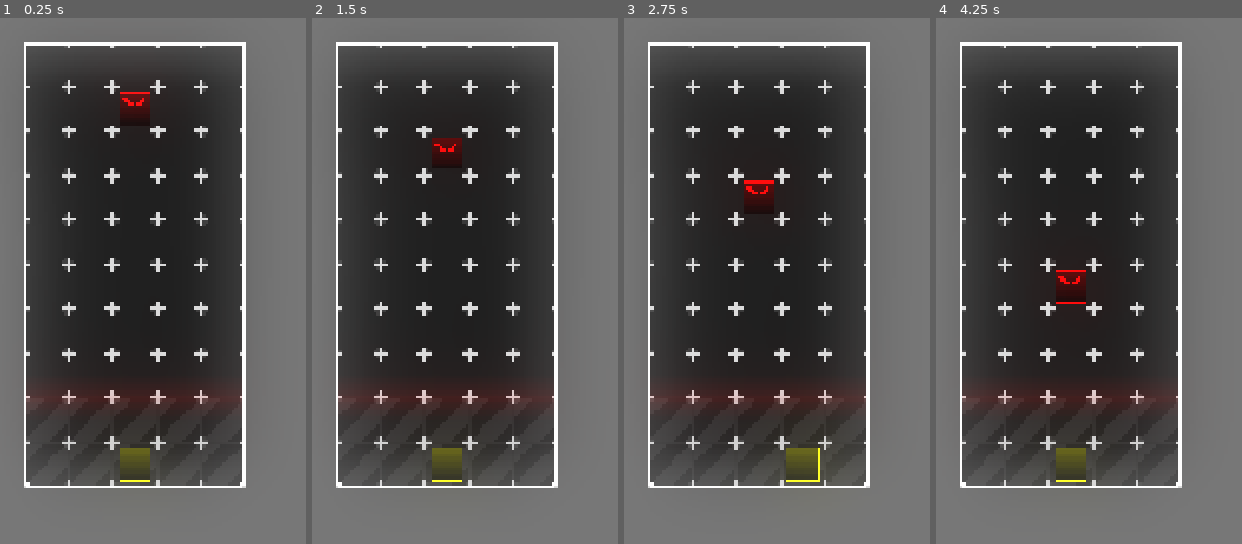
Above: before the commit, frames 1-4 (left to right).
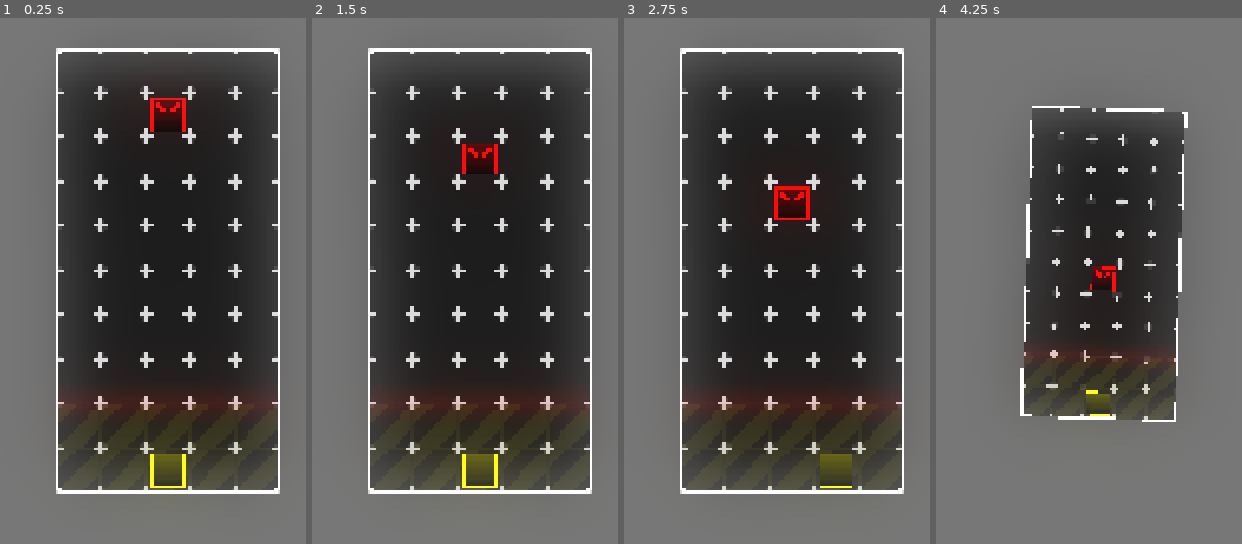
Above: after the commit, the same moments.

Repository: OstTanako/Airsoft-Creatures
Game: Godot game, scene res://Scenes/main.tscn
The game is run twice, just before and just after one commit, with the same random seed, the same clock (stepped at 60 frames per second) and the same inputs.
Inputs (mouse positions are in pixels of both pictures, inside the frame that each line leads up to):
- Up to frame 1 (0.25 s): no input
- Up to frame 2 (1.5 s): tap Enter at 0.5 s; move the mouse to (outside the picture) at 0.52 s; hold Right (Move Right) 0.53-1.28 s; move the mouse to (outside the picture) at 1.27 s; hold Left (Move Left) from 1.28 s (still down)
- Up to frame 3 (2.75 s): tap Space at 2 s; move the mouse to (outside the picture) at 2.02 s; release Left (Move Left) at 2.03 s; hold Right (Move Right) from 2.03 s (still down)
- Up to frame 4 (4.25 s): tap Enter at 2.75 s; move the mouse to (1024, 428) at 2.77 s; release Right (Move Right) at 2.78 s; hold Up (ui_up) 2.78-3.53 s; move the mouse to (outside the picture) at 3.52 s; hold Left (Move Left) from 3.53 s (still down)

The runs differ from the first frame. In frame 1, 30% of the frame differs, in the area x 7-92%, y 4-91%; in frame 2, 30%; in frame 3, 29%; in frame 4, 40%, in the area x 7-83%, y 4-90%.

Commit message:
Collisions alearly finished + Working on Game Stats

Diff:
--- a/Scenes/Gameplay/Board/guideline-board.tscn
+++ b/Scenes/Gameplay/Board/guideline-board.tscn
@@ -230,6 +230,9 @@
 [sub_resource type="RectangleShape2D" id="RectangleShape2D_8mqsp"]
 size = Vector2(160, 64)
 
+[sub_resource type="RectangleShape2D" id="RectangleShape2D_xqylc"]
+size = Vector2(160, 160)
+
 [node name="GuidelineBoard" type="Node2D" unique_id=1795045438]
 
 [node name="Board Stucture" type="Node2D" parent="." unique_id=22244448]
@@ -240,7 +243,7 @@
 tile_set = SubResource("TileSet_bs78j")
 
 [node name="Board Limit Area" type="TileMapLayer" parent="Board Stucture" unique_id=1639220888]
-modulate = Color(1, 1, 1, 0.11764706)
+modulate = Color(1, 1, 0, 0.11764706)
 tile_map_data = PackedByteArray("AAD7/wkAAAACAAAAAAD7/woAAAACAAEAAAD8/wkAAAADAAAAAAD8/woAAAADAAEAAAD7/wcAAAACAAAAAAD7/w …(560 unchanged characters)…
 tile_set = SubResource("TileSet_xqylc")
 
@@ -259,6 +262,7 @@
 tile_set = SubResource("TileSet_p8l64")
 
 [node name="Areas + Collisions" type="Node2D" parent="." unique_id=1112867171]
+visible = false
 
 [node name="Barriers" type="StaticBody2D" parent="Areas + Collisions" unique_id=196781562]
 
@@ -277,19 +281,30 @@
 shape = SubResource("RectangleShape2D_ypm3f")
 debug_color = Color(1.01074575e-05, 0.98847336, 0.5858324, 0.41960785)
 
-[node name="Player Area" type="StaticBody2D" parent="Areas + Collisions" unique_id=9671385]
-
-[node name="Shape 2D" type="CollisionShape2D" parent="Areas + Collisions/Player Area" unique_id=1726011011]
+[node name="Limit Area" type="Area2D" parent="Areas + Collisions" unique_id=1718472224]
+
+[node name="Shape 2D" type="CollisionShape2D" parent="Areas + Collisions/Limit Area" unique_id=1726011011]
 position = Vector2(0, 144)
 shape = SubResource("RectangleShape2D_8mqsp")
 debug_color = Color(1, 1, 0, 0.41960785)
 
+[node name="Warning Area" type="Area2D" parent="Areas + Collisions" unique_id=1292599213]
+
+[node name="CollisionShape2D" type="CollisionShape2D" parent="Areas + Collisions/Warning Area" unique_id=169147444]
+position = Vector2(0, 96)
+shape = SubResource("RectangleShape2D_xqylc")
+debug_color = Color(0.986103, 0, 0.33178437, 0.41960785)
+
 [node name="Entitie Spawners" type="Node2D" parent="." unique_id=1268249792]
 
 [node name="Components" type="Node" parent="." unique_id=888963367]
 
-[node name="BoardComponent" type="Node" parent="Components" unique_id=1214815575]
+[node name="BoardComponent" type="Node" parent="Components" unique_id=1214815575 node_paths=PackedStringArray("board", "limit_area", "warning_area", "board_animator")]
 script = ExtResource("2_sspuk")
+board = NodePath("../..")
+limit_area = NodePath("../../Areas + Collisions/Limit Area")
+warning_area = NodePath("../../Areas + Collisions/Warning Area")
+board_animator = NodePath("../BoardAnimatorComponent")
 metadata/_custom_type_script = "uid://xncmioquk3uk"
 
 [node name="BoardAnimatorComponent" type="Node" parent="Components" unique_id=1329299732 node_paths=PackedStringArray("board") groups=["Board Animator"]]
--- a/Scenes/Gameplay/Entities/intruder.tscn
+++ b/Scenes/Gameplay/Entities/intruder.tscn
@@ -5,7 +5,9 @@
 
 [sub_resource type="RectangleShape2D" id="RectangleShape2D_cfclk"]
 
-[node name="Intruder" type="CharacterBody2D" unique_id=643391249]
+[sub_resource type="RectangleShape2D" id="RectangleShape2D_ybucf"]
+
+[node name="Intruder" type="CharacterBody2D" unique_id=643391249 groups=["Intruder"]]
 
 [node name="Intruder Sprite" type="Sprite2D" parent="." unique_id=958687985]
 modulate = Color(1, 0, 0, 1)
@@ -15,12 +17,14 @@
 vframes = 3
 frame = 7
 
-[node name="Eraser Cast" type="RayCast2D" parent="." unique_id=152818418]
-target_position = Vector2(0, 24)
-
 [node name="Shape 2D" type="CollisionShape2D" parent="." unique_id=1548630574]
 shape = SubResource("RectangleShape2D_cfclk")
 debug_color = Color(1, 0, 0, 0.41960785)
+
+[node name="Eraser Area" type="Area2D" parent="." unique_id=2066328966]
+
+[node name="CollisionShape2D" type="CollisionShape2D" parent="Eraser Area" unique_id=1287001583]
+shape = SubResource("RectangleShape2D_ybucf")
 
 [node name="Intruder Timers" type="Node" parent="." unique_id=2052283060]
 
@@ -29,9 +33,9 @@
 
 [node name="Intruder Components" type="Node" parent="." unique_id=1206643889]
 
-[node name="IntruderAIComponent" type="Node" parent="Intruder Components" unique_id=631084112 node_paths=PackedStringArray("intruder", "eraser_cast", "move_delay")]
+[node name="IntruderAIComponent" type="Node" parent="Intruder Components" unique_id=631084112 node_paths=PackedStringArray("intruder", "eraser_area", "move_delay")]
 script = ExtResource("2_ybucf")
 intruder = NodePath("../..")
-eraser_cast = NodePath("../../Eraser Cast")
+eraser_area = NodePath("../../Eraser Area")
 move_delay = NodePath("../../Intruder Timers/Move Delay")
 metadata/_custom_type_script = "uid://cbjliljaflw5c"
--- a/Scenes/Gameplay/Extra/obj_bullet.tscn
+++ b/Scenes/Gameplay/Extra/obj_bullet.tscn
@@ -3,7 +3,13 @@
 [ext_resource type="Texture2D" uid="uid://cdf8dd3oky7p7" path="res://Assets/Gameplay Skins/skn_recoded.png" id="1_vn30o"]
 [ext_resource type="Script" uid="uid://c3a0rxqasx5nn" path="res://Scripts/Components/Gameplay Components/Player Components/player_bullet.gd" id="2_vapn3"]
 
-[node name="OBJ Bullet" type="CharacterBody2D" unique_id=1137960808]
+[sub_resource type="RectangleShape2D" id="RectangleShape2D_vn30o"]
+size = Vector2(8, 8)
+
+[sub_resource type="RectangleShape2D" id="RectangleShape2D_vapn3"]
+size = Vector2(8, 8)
+
+[node name="OBJ Bullet" type="CharacterBody2D" unique_id=1137960808 groups=["Player Bullet"]]
 
 [node name="Bullet Sprite" type="Sprite2D" parent="." unique_id=105471401]
 modulate = Color(1, 1, 0, 1)
@@ -13,9 +19,16 @@
 vframes = 3
 frame = 9
 
-[node name="Eraser Cast" type="RayCast2D" parent="." unique_id=858811707]
-exclude_parent = false
+[node name="Eraser Cast" type="RayCast2D" parent="." unique_id=1856307392]
 target_position = Vector2(0, -16)
+
+[node name="Shape 2D" type="CollisionShape2D" parent="." unique_id=79713452]
+shape = SubResource("RectangleShape2D_vn30o")
+
+[node name="Eraser Area" type="Area2D" parent="." unique_id=836681725]
+
+[node name="CollisionShape2D" type="CollisionShape2D" parent="Eraser Area" unique_id=1184881630]
+shape = SubResource("RectangleShape2D_vapn3")
 
 [node name="Bullet Timers" type="Node" parent="." unique_id=1713073755]
 
@@ -25,9 +38,10 @@
 
 [node name="Bullet Components" type="Node" parent="." unique_id=2019398334]
 
-[node name="PlayerBulletComponent" type="Node" parent="Bullet Components" unique_id=1082084172 node_paths=PackedStringArray("bullet", "eraser_cast", "move_delay")]
+[node name="PlayerBulletComponent" type="Node" parent="Bullet Components" unique_id=1082084172 node_paths=PackedStringArray("bullet", "eraser_area", "eraser_cast", "move_delay")]
 script = ExtResource("2_vapn3")
 bullet = NodePath("../..")
+eraser_area = NodePath("../../Eraser Area")
 eraser_cast = NodePath("../../Eraser Cast")
 move_delay = NodePath("../../Bullet Timers/Move Delay")
 metadata/_custom_type_script = "uid://c3a0rxqasx5nn"
--- a/Scenes/main.tscn
+++ b/Scenes/main.tscn
@@ -16,7 +16,7 @@
 environment = SubResource("Environment_bo1nx")
 
 [node name="GuidelineBoard" parent="." unique_id=1795045438 instance=ExtResource("1_jjgbg")]
-position = Vector2(552, 320)
+position = Vector2(576, 324)
 
 [node name="Marker2D" type="Marker2D" parent="." unique_id=1464685666 groups=["Board Pinner"]]
-position = Vector2(552, 320)
+position = Vector2(576, 324)
--- a/Scripts/Components/Gameplay Components/Board Components/board_animator.gd
+++ b/Scripts/Components/Gameplay Components/Board Components/board_animator.gd
@@ -11,7 +11,7 @@
 	tw.tween_property(board, "rotation_degrees", rot, 0.2)
 
 func _bounce_board(pos : Vector2) -> void:
-	var tw = create_tween().set_ease(Tween.EASE_OUT).set_trans(Tween.TRANS_ELASTIC)
+	var tw = create_tween().set_ease(Tween.EASE_OUT).set_trans(Tween.TRANS_BACK)
 	tw.tween_property(board, "position", pos, 0.2).as_relative()
 
 	await  tw.finished
@@ -31,5 +31,5 @@
 func _bounce_board_reset() -> void:
 	var pin = get_tree().get_first_node_in_group("Board Pinner")
 
-	var tw = create_tween().set_ease(Tween.EASE_OUT).set_trans(Tween.TRANS_ELASTIC)
+	var tw = create_tween().set_ease(Tween.EASE_OUT).set_trans(Tween.TRANS_BACK)
 	tw.tween_property(board, "position", pin.global_position, 0.2)
--- a/Scripts/Components/Gameplay Components/Board Components/board_component.gd
+++ b/Scripts/Components/Gameplay Components/Board Components/board_component.gd
@@ -1,2 +1,38 @@
 extends Node
 class_name BoardComponent
+
+
+## Component Dependecies.
+@export var board : Node2D
+@export var limit_area : Area2D
+@export var warning_area : Area2D
+
+@export var board_animator : BoardAnimatorComponent
+
+
+## Initial Setup.
+func _ready() -> void:
+	_setup()
+
+## Component Functions.
+func _limit_invaded(body : Node2D) -> void:
+	if body.is_in_group("Intruder"):
+		print("Intruder invaded the limit line so.. GAME OVER!")
+		get_tree().quit()
+
+func _in_danger(body : Node2D):
+	if body.is_in_group("Intruder"):
+		board_animator._rotate_board(2.0)
+		board_animator._scale_board(Vector2(0.7 , 0.7))
+
+func _now_safe(body : Node2D) -> void:
+	if body.is_in_group("Intruder"):
+		board_animator._rotate_board(0.0)
+		board_animator._scale_board(Vector2(1.0, 1.0))
+
+
+func _setup():
+	limit_area.body_entered.connect(_limit_invaded)
+
+	warning_area.body_entered.connect(_in_danger)
+	warning_area.body_exited.connect(_now_safe)
--- a/Scripts/Components/Gameplay Components/Intruder Components/intruder_ai.gd
+++ b/Scripts/Components/Gameplay Components/Intruder Components/intruder_ai.gd
@@ -5,8 +5,7 @@
 ## Component Depedencies.
 @export var intruder : CharacterBody2D
 
-@export var eraser_cast : RayCast2D
-@export var limit_cast : RayCast2D
+@export var eraser_area : Area2D
 
 @export var move_delay : Timer
 @export var invasion_delay : Timer
@@ -21,11 +20,14 @@
 	if lock_ai == false:
 		_move_to_line(Vector2.DOWN)
 
-	if eraser_cast.is_colliding():
-		erase_it()
+func _ready() -> void:
+	_setup()
 
 
 ## Component Functions.
+func _setup() -> void:
+	eraser_area.body_entered.connect(_erase_it)
+
 func _move_to_line(dir : Vector2) -> void:
 	if move_delay.time_left == 0 or move_delay.is_stopped():
 		intruder.global_position += dir * tile_size
@@ -35,5 +37,6 @@
 	if move_delay.time_left == 0 or move_delay.is_stopped():
 		move_delay.start()
 
-func erase_it() -> void:
-	intruder.queue_free()
+func _erase_it(body : Node2D) -> void:
+	if body.is_in_group("Player Bullet"):
+		intruder.queue_free()
--- a/Scripts/Components/Gameplay Components/Player Components/player_bullet.gd
+++ b/Scripts/Components/Gameplay Components/Player Components/player_bullet.gd
@@ -4,6 +4,7 @@
 
 ## Component Depedencies.
 @export var bullet : CharacterBody2D
+@export var eraser_area : Area2D
 @export var eraser_cast : RayCast2D
 @export var move_delay : Timer
 
@@ -17,10 +18,13 @@
 		_move_to_line(Vector2.UP)
 
 	if eraser_cast.is_colliding():
-		_erase_it()
+		_erase_it_cast()
 
 
 ## Component Functions.
+func _setup() -> void:
+	eraser_area.body_entered.connect(_erase_it)
+
 func _move_to_line(dir : Vector2) -> void:
 	if move_delay.time_left == 0 or move_delay.is_stopped():
 		bullet.global_position += dir * tile_size
@@ -30,5 +34,9 @@
 	if move_delay.time_left == 0 or move_delay.is_stopped():
 		move_delay.start()
 
-func _erase_it() -> void:
+func _erase_it(body : Node2D) -> void:
+	if body.is_in_group("Intruder"):
+		bullet.queue_free()
+
+func _erase_it_cast() -> void:
 	bullet.queue_free()
--- a/Scripts/Components/Gameplay Components/Player Components/player_gun.gd
+++ b/Scripts/Components/Gameplay Components/Player Components/player_gun.gd
@@ -28,4 +28,4 @@
 	if Input.is_action_just_pressed("ui_up"):
 		_shoot()
 
-		board_animator._bounce_board(Vector2(0.0 , 2.0))
+		board_animator._bounce_board(Vector2(0.0 , 20.0))
--- a/Scripts/Components/Gameplay Components/Player Components/player_input.gd
+++ b/Scripts/Components/Gameplay Components/Player Components/player_input.gd
@@ -29,10 +29,10 @@
 		player.global_position += combined_move
 	else:
 		if Input.is_action_just_pressed("Move Left"):
-			board_animator._bounce_board(Vector2(-2.0 , 0.0))
+			board_animator._bounce_board(Vector2(-20.0 , 0.0))
 
 		elif Input.is_action_just_pressed("Move Right"):
-			board_animator._bounce_board(Vector2(2.0 , 0.0))
+			board_animator._bounce_board(Vector2(20.0 , 0.0))
 
 func _get_input() -> void:
 	if Input.is_action_just_pressed("Move Left"):
--- a/project.godot
+++ b/project.godot
@@ -16,11 +16,6 @@
 run/main_scene="uid://cag1jsh8avm15"
 config/features=PackedStringArray("4.6", "Forward Plus")
 run/max_fps=60
-
-[debug]
-
-settings/stdout/print_fps=true
-settings/stdout/print_gpu_profile=true
 
 [display]
 
@@ -44,8 +39,10 @@
 [global_group]
 
 "Limit Line / Player Area"=""
-"Board Pinner"=""
-"Board Animator"=""
+"Board Pinner"="Makes the simple Marker into a board pin."
+"Board Animator"="References the BoardAnimatorComponent."
+Intruder="Indentifies any harmful entitie"
+"Player Bullet"="References the Player`s bullet."
 
 [input]
 
Binary file added: Assets/Fonts/Font Files/tazaito-fontto.otf
Not shown, added: Assets/Fonts/Font Files/tazaito-fontto.otf.import
Not shown, added: Assets/Fonts/Font Lincenses/Tazzaito Fontto - License.txt
